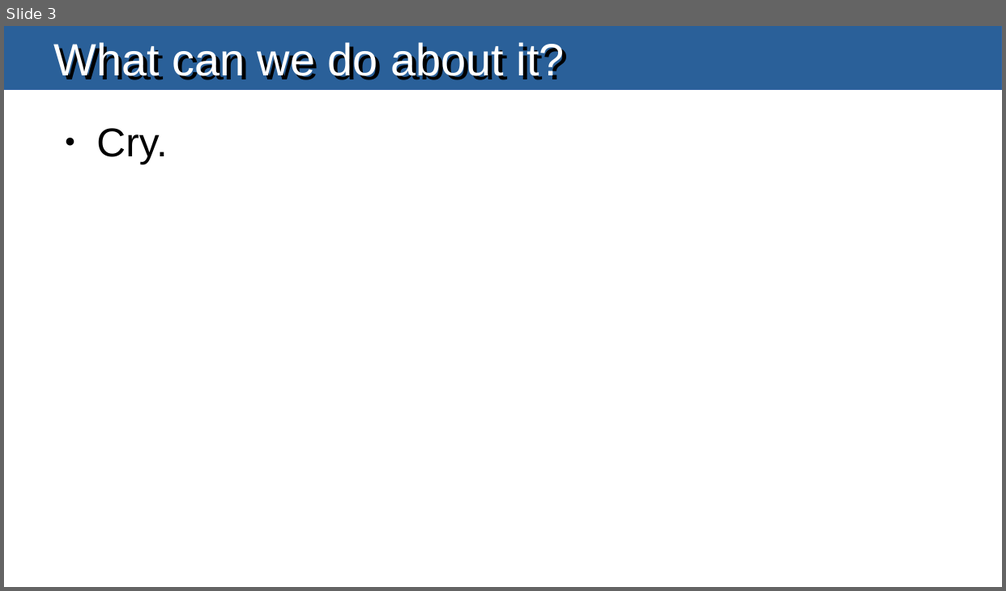
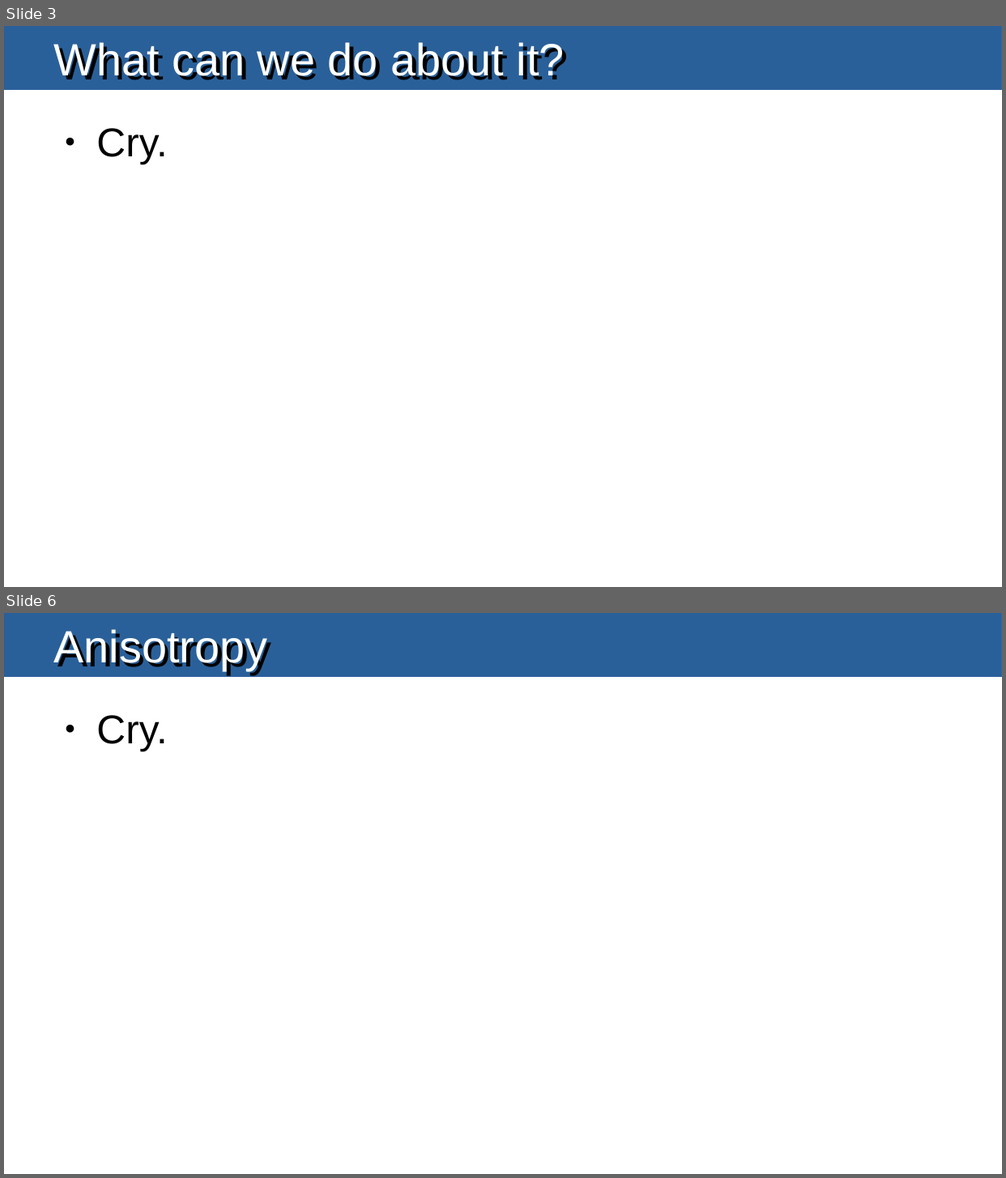
Before and after one commit to masterdesky/presentations, a slide deck: cosmology/rotating-universe-sim/rotating-universe.odp. Shown one above the other, each under a label of ours: slide 3 before the commit, slides 3 and 6 after it; the slides between them are not shown. The pictures are 1006x591 and 1006x1178 pixels, drawn with LibreOffice and Linux fonts; fonts in the diff are those of the drawing. Boxes give left, top, right and bottom in pixels: in the first picture for what was removed or moved away, otherwise in the second. Text is boxed around its words. In the diff, an @@ line names an element or a change of style, - is before the commit and + after.

Commit message:
titles for rotating cosmo

```diff
--- a/cosmology/rotating-universe-sim/rotating-universe.odp
+++ b/cosmology/rotating-universe-sim/rotating-universe.odp
@@ slide 6 added at [4,613,1002,1174], background #FFFFFF @@
@@ rectangle added at [4,613,1002,676], fill #2A6099, outline #3465A4 0 pt @@
@@ title added at [54,629,268,671], 36 pt, text #FFFFFF @@
+Anisotropy
@@ text added at [96,715,167,751], 32 pt, text #000000 @@
+● Cry.
```
Also in this commit, not shown: 2 other slides added.
